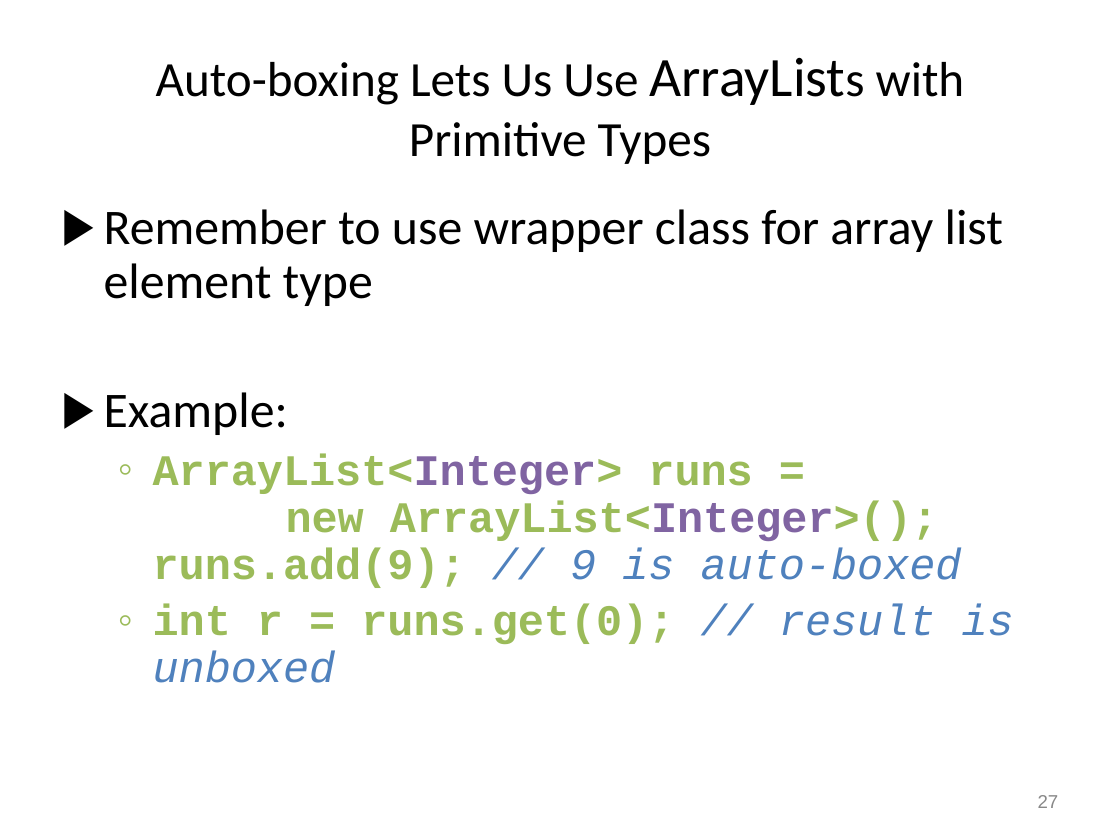
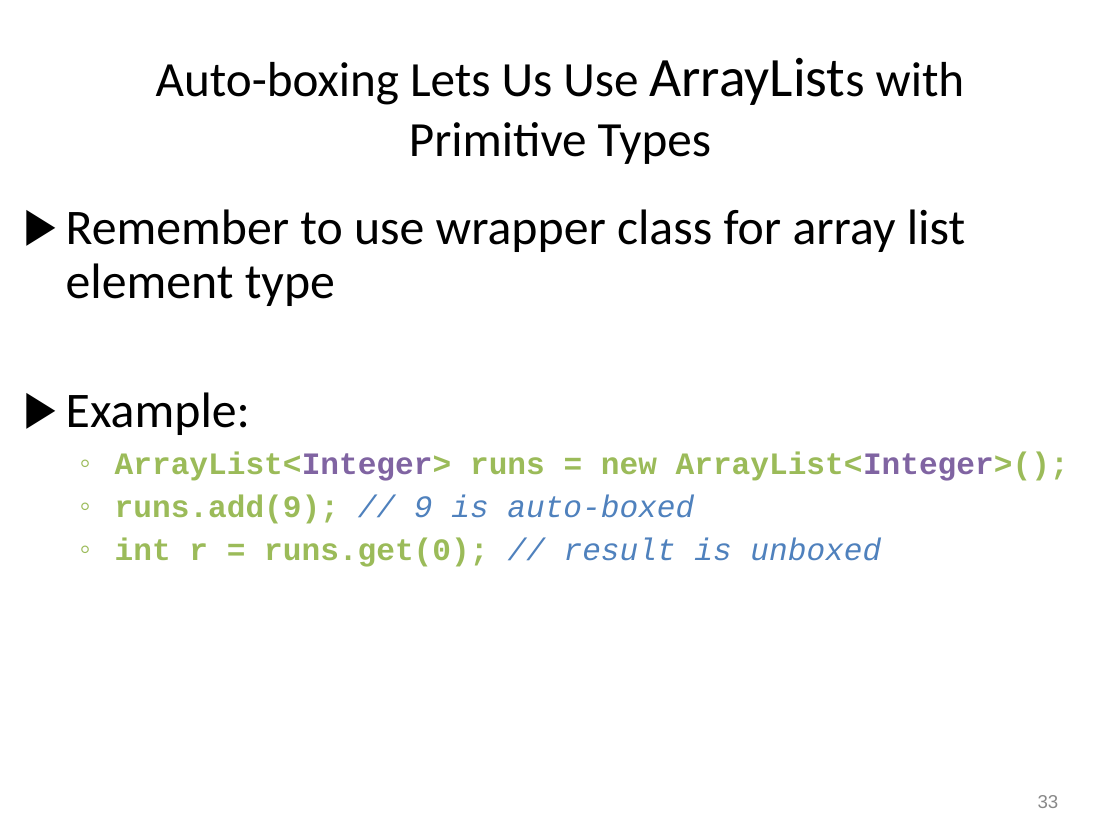
Before and after one commit to RHIT-CSSE/csse220, a slide deck: slide 33 of ClassMaterials/ArraysAndLists/Slides/Arrays and Lists.pptx (slide 27 before the commit). Drawn at 1120x840 pixels with LibreOffice and Linux fonts; fonts in the diff are those of the drawing. Boxes give left, top, right and bottom in pixels: in the first picture for what was removed or moved away, otherwise in the second. Text is boxed around its words. In the diff, an @@ line names an element or a change of style, - is before the commit and + after.

```diff
--- a/ClassMaterials/ArraysAndLists/Slides/Arrays and Lists.pptx
+++ b/ClassMaterials/ArraysAndLists/Slides/Arrays and Lists.pptx
@@ text "Remember to use wrapper class ...": place and size @@
-text "Remember to use wrapper class ..." at bbox=[104, 209, 1014, 683]
+text "Remember to use wrapper class ..." at bbox=[66, 209, 1069, 567]
@@ text at bbox=[115, 452, 1069, 524]: text changed; size 28 to 20 pt @@
-  ◦ ArrayList<Integer> runs =
-    new ArrayList<Integer>();
-    runs.add(9); // 9 is auto-boxed
+  ◦ ArrayList<Integer> runs = new ArrayList<Integer>();
+  ◦ runs.add(9); // 9 is auto-boxed
@@ text at bbox=[115, 538, 881, 567]: size 28 to 20 pt in "int r = runs.get(0); // result is ..." @@
@@ page number at bbox=[1038, 795, 1059, 808]: text changed @@
-27
+33
```
Also in this commit, not shown: 12 other slides changed, 9 slides added, 1 slide removed, 5 other files.
